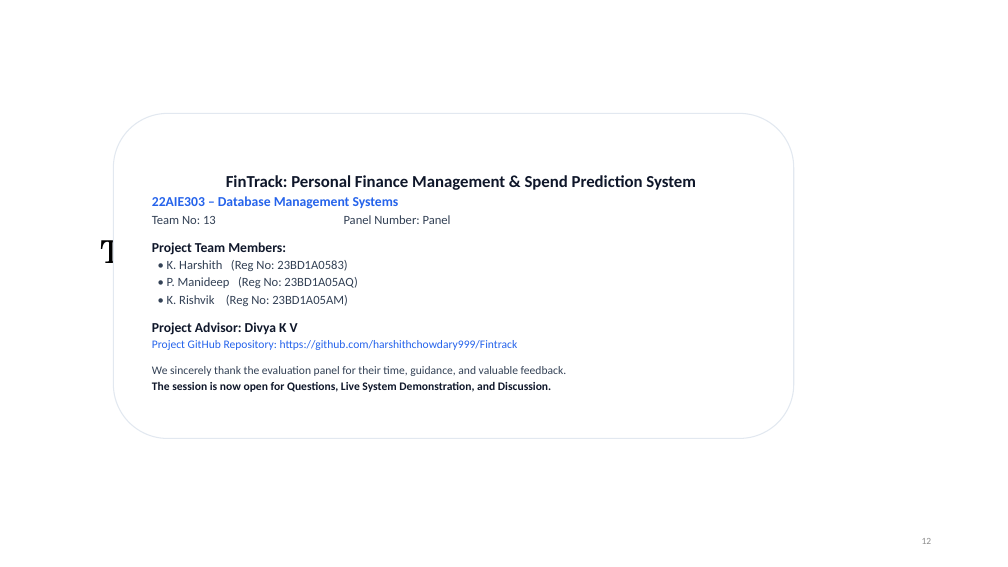
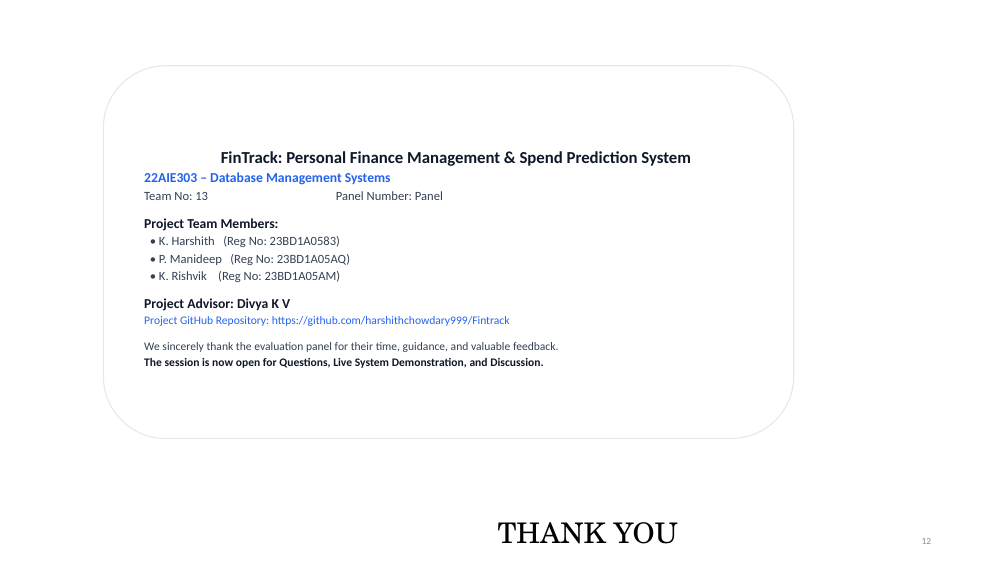
Before and after one commit to harshithchowdary999/Fintrack, a slide deck: slide 12 of FinTrack_Presentation.pptx. Drawn at 1008x567 pixels with LibreOffice and Linux fonts; fonts in the diff are those of the drawing. Boxes give left, top, right and bottom in pixels: in the first picture for what was removed or moved away, otherwise in the second. Text is boxed around its words. In the diff, an @@ line names an element or a change of style, - is before the commit and + after.

```diff
--- a/FinTrack_Presentation.pptx
+++ b/FinTrack_Presentation.pptx
@@ rounded rectangle "FinTrack: Personal Finance Management & ...": place and size @@
-rounded rectangle "FinTrack: Personal Finance Management & ..." at [113, 113, 794, 439]
+rounded rectangle "FinTrack: Personal Finance Management & ..." at [104, 66, 794, 439]
@@ title "THANK YOU": place and size @@
-title "THANK YOU" at [100, 240, 300, 271]
+title "THANK YOU" at [498, 522, 678, 544]
@@ title "THANK YOU" at [498, 522, 678, 544]: size 30 to 27 pt @@
```
Also in this commit, not shown: 2 other slides changed, 3 other files.
